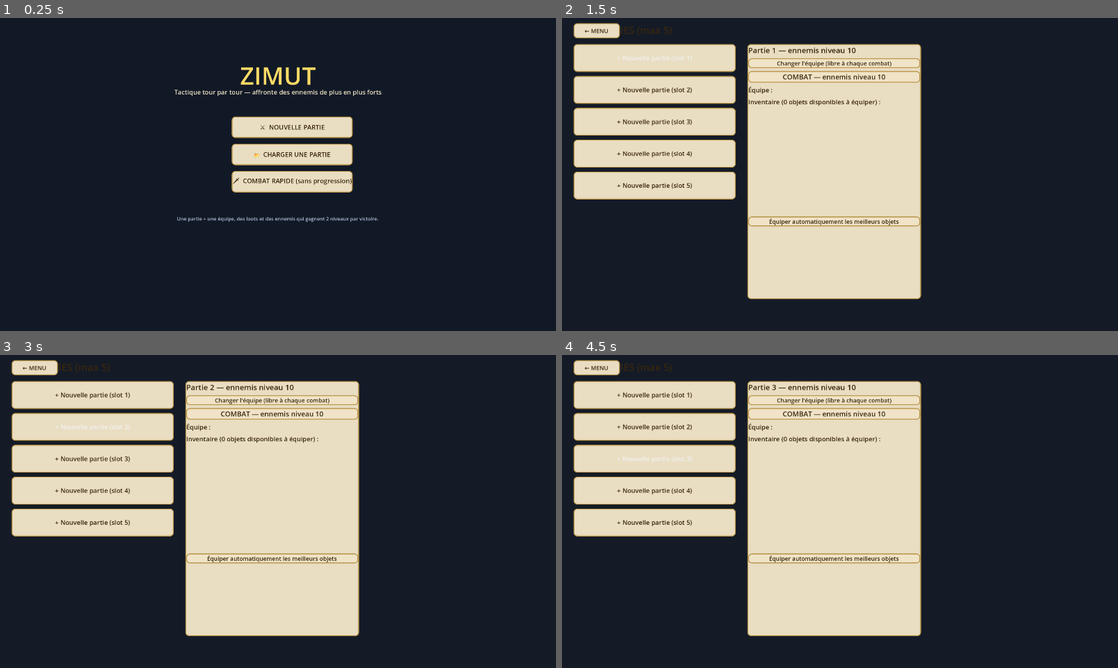
Above: before the commit, frames 1-4 (two rows, left to right).
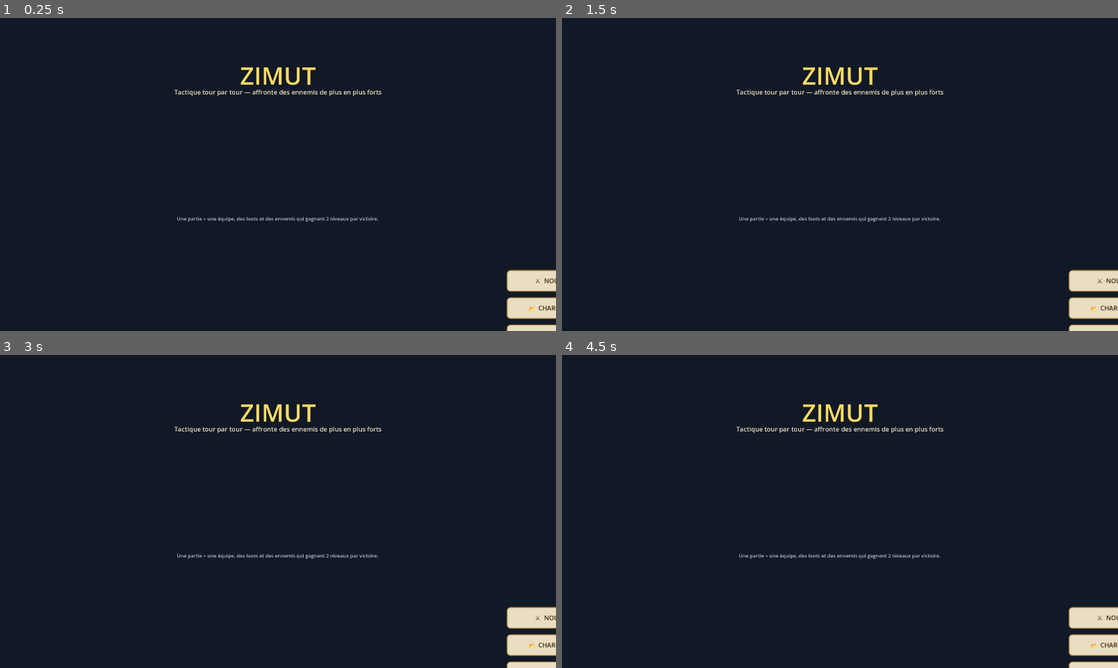
Above: after the commit, the same moments.

Repository: CharlieG42/Zimut
Game: Godot game, scene res://scenes/MainMenu.tscn
Two runs of this game, one before a commit and one after it. Both use one fixed random seed, a clock stepped at 60 frames per second and the inputs below.
Inputs (mouse positions are in pixels of both pictures, inside the frame that each line leads up to):
- Up to frame 1 (0.25 s): no input
- Up to frame 2 (1.5 s): click (856, 127) at 0.5 s, where only the run before the commit has a clickable "⚔ NOUVELLE PARTIE"; click (656, 58) at 1.25 s, where only the run before the commit has a clickable "+ Nouvelle partie (slot 1)"
- Up to frame 3 (3 s): click (94, 395) at 2 s, where only the run before the commit has a clickable "+ Nouvelle partie (slot 1)"; click (94, 426) at 2.75 s, where only the run before the commit has a clickable "+ Nouvelle partie (slot 2)"
- Up to frame 4 (4.5 s): click (656, 426) at 3.5 s, where only the run before the commit has a clickable "+ Nouvelle partie (slot 2)"; click (656, 458) at 4.25 s, where only the run before the commit has a clickable "+ Nouvelle partie (slot 3)"

The runs differ from the first frame. In frame 1, 6.0% of the frame differs, in the area x 41-100%, y 31-100%; in frame 2, 41%, in the area x 2-100%, y 1-100%; in frame 3, 41%; in frame 4, 41%.

Commit message:
fix(zimut): ancrage centré du menu de démarrage (robuste toutes résolutions)
Co-authored-by: CharlieG42 <CharlieG42@users.noreply.github.com>

Diff:
--- a/prototype/zimut/scripts/MainMenuUI.gd
+++ b/prototype/zimut/scripts/MainMenuUI.gd
@@ -33,7 +33,9 @@
 	root.add_child(sub)
 
 	var box := VBoxContainer.new()
-	box.position = Vector2(800, 340)
+	box.set_anchors_preset(Control.PRESET_CENTER)
+	box.position = Vector2(790, 330)
+	box.custom_minimum_size = Vector2(340, 0)
 	box.add_theme_constant_override("separation", 20)
 	root.add_child(box)
 
Not shown, added: prototype/zimut/scripts/MainMenuUI.gd.uid
Not shown, added: prototype/zimut/scripts/ProgressionManager.gd.uid
Not shown, added: prototype/zimut/scripts/SaveSlotsUI.gd.uid
Not shown, added: prototype/zimut/scripts/TeamEquipmentUI.gd.uid
Not shown, added: prototype/zimut/tests/test_combat.gd.uid
Not shown, added: prototype/zimut/tests/test_progression.gd.uid
